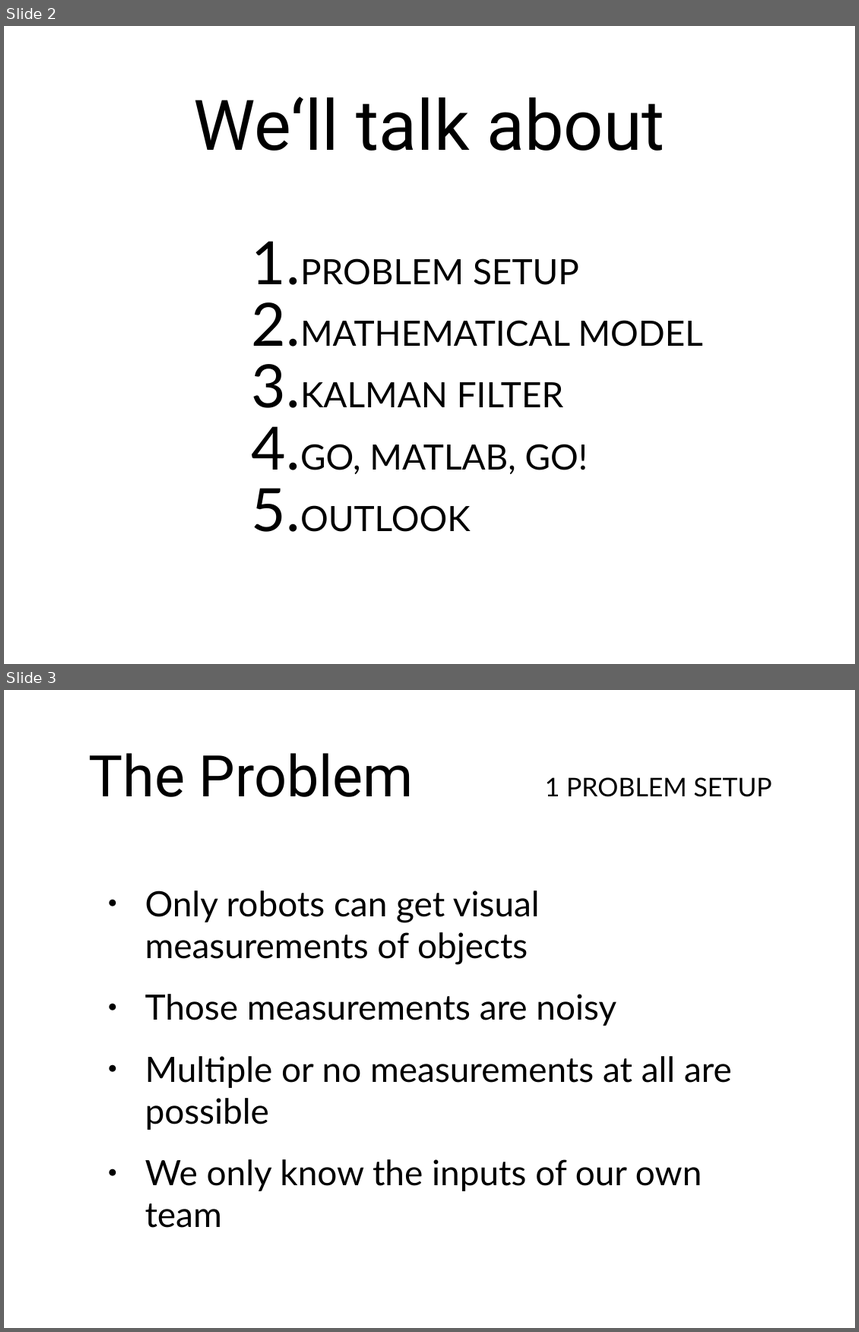
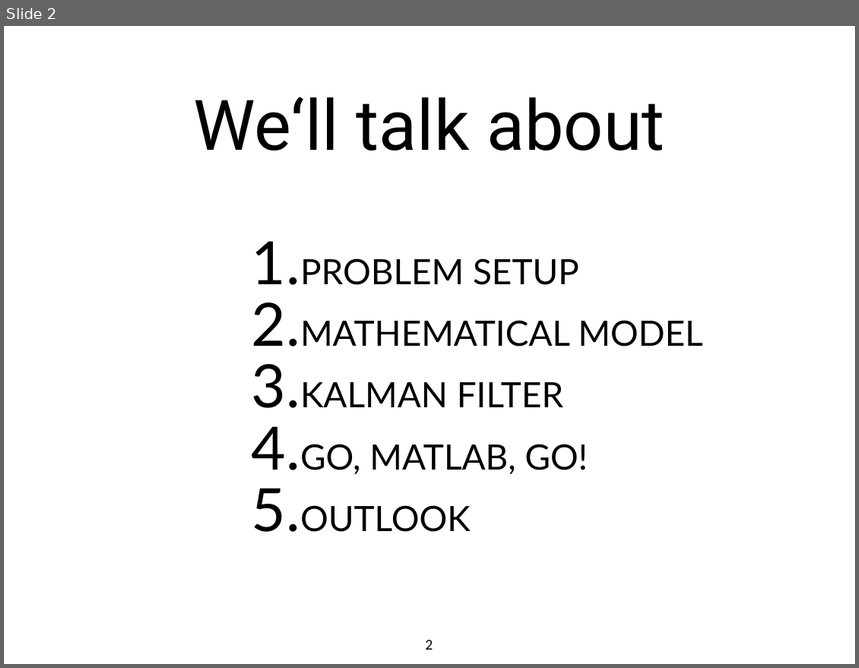
Before and after one commit to bskp/RoboCup-Estimator, a slide deck: Presentation/RobocupEstimatorPresentation.ppt. Shown one above the other, each under a label of ours: slides 2 and 3 before the commit, slide 2 after it. The pictures are 859x1332 and 859x668 pixels, drawn with LibreOffice and Linux fonts; fonts in the diff are those of the drawing. Boxes give left, top, right and bottom in pixels: in the first picture for what was removed or moved away, otherwise in the second. Text is boxed around its words. In the diff, an @@ line names an element or a change of style, - is before the commit and + after.

```diff
--- a/Presentation/RobocupEstimatorPresentation.ppt
+++ b/Presentation/RobocupEstimatorPresentation.ppt
@@ slide 3 removed at [4, 690, 855, 1328], background #FFFFFF @@
@@ title removed at [89, 753, 414, 797] @@
-The Problem
@@ text removed at [545, 777, 772, 797] @@
-1 PROBLEM SETUP
@@ text removed at [145, 891, 732, 1228] @@
-● Only robots can get visual measurements of objects
-● Those measurements are noisy
-● Multiple or no measurements at all are possible
-● We only know the inputs of our own team
@@ slide 2 changed as well @@
@@ page number added at [425, 640, 433, 650], 18 pt, text #000000 @@
+2
```
Also in this commit, not shown: 8 other slides changed, 14 slides added, 3 other slides removed, 1 other file.
